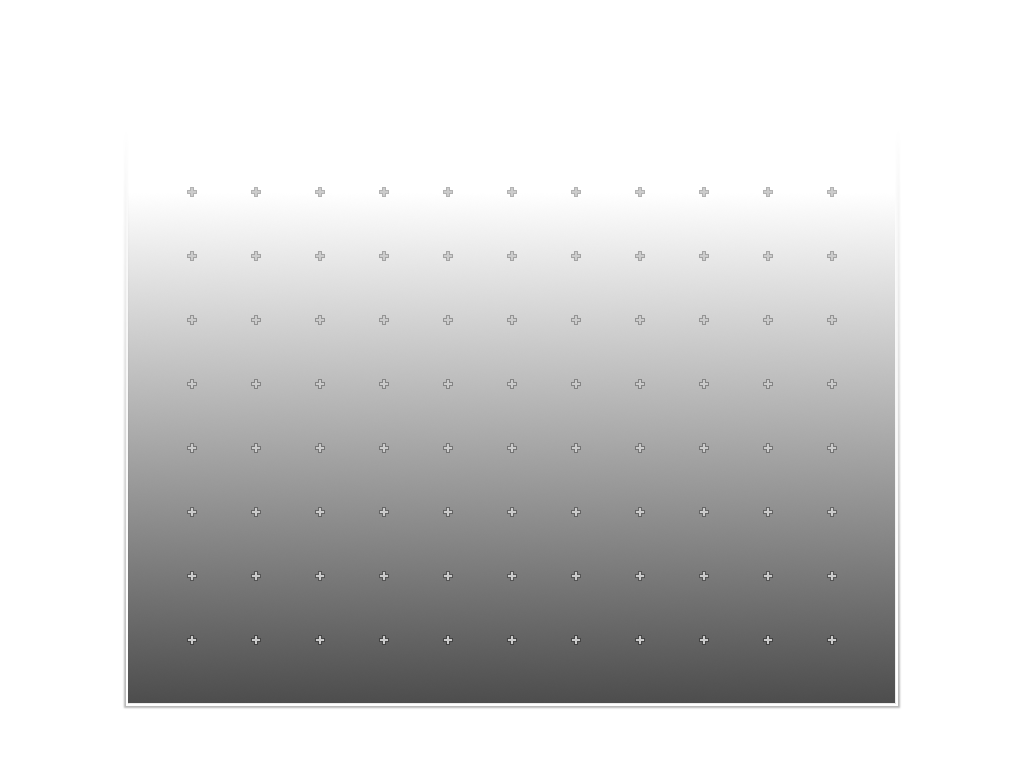
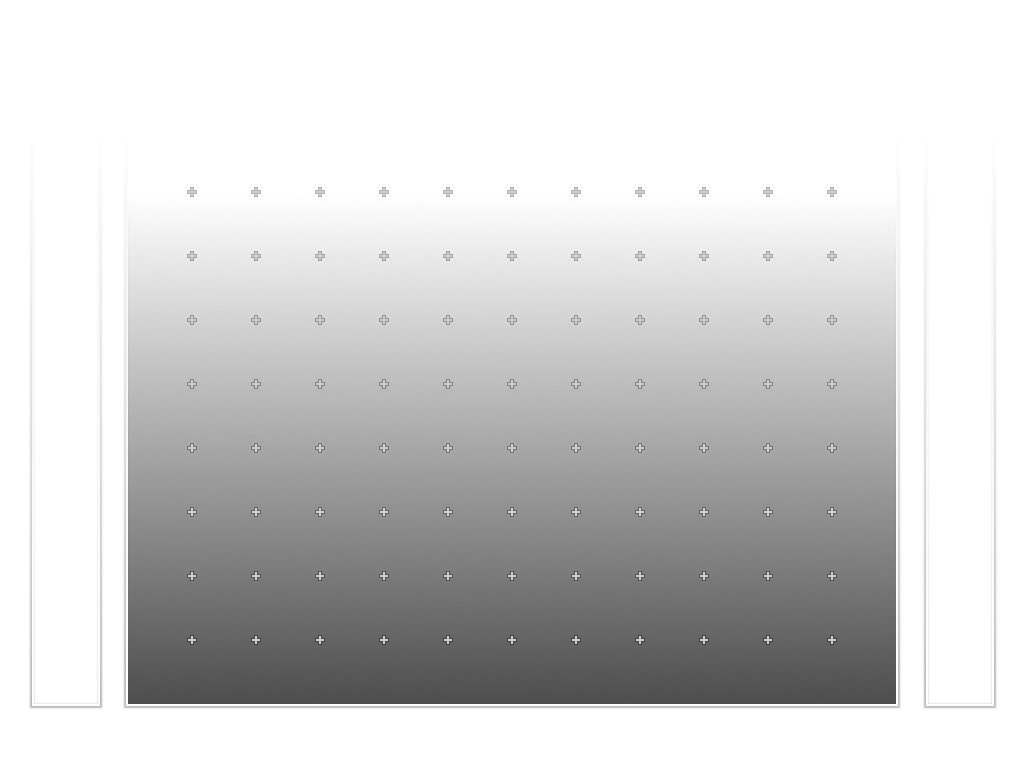
Layered file, before and after one edit (1024 × 768). Changes by layer:
added layer "Future" above "FutureShadow" over [32, 150, 100, 704]
added layer "FutureShadow" (40%) above "Score" over [28, 147, 104, 710]
added layer "ScoreShadow" (40%) above "PiecesGuides" over [922, 147, 998, 710]
painted on "PlayArea" over [128, 198, 896, 704]
